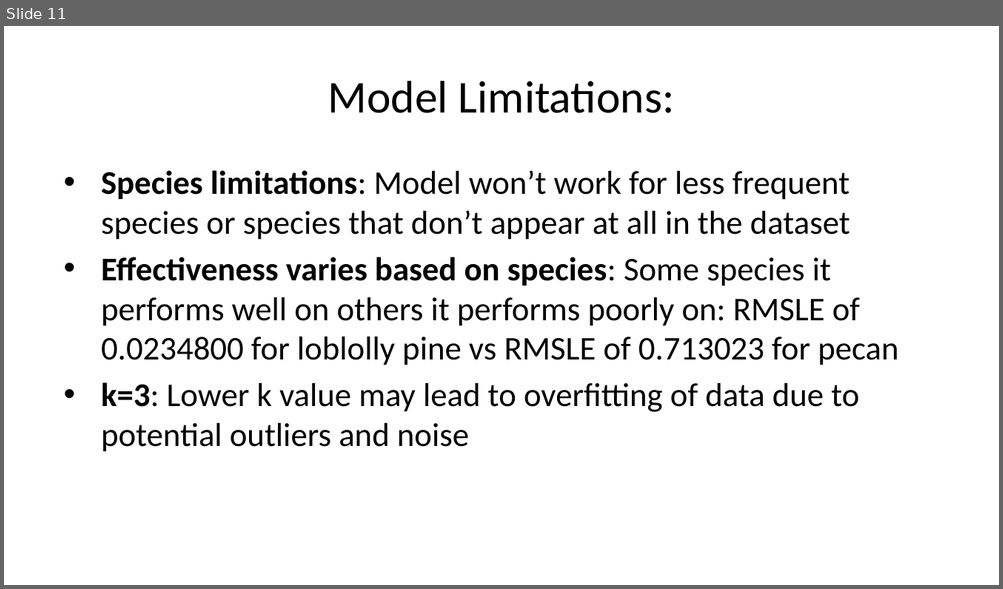
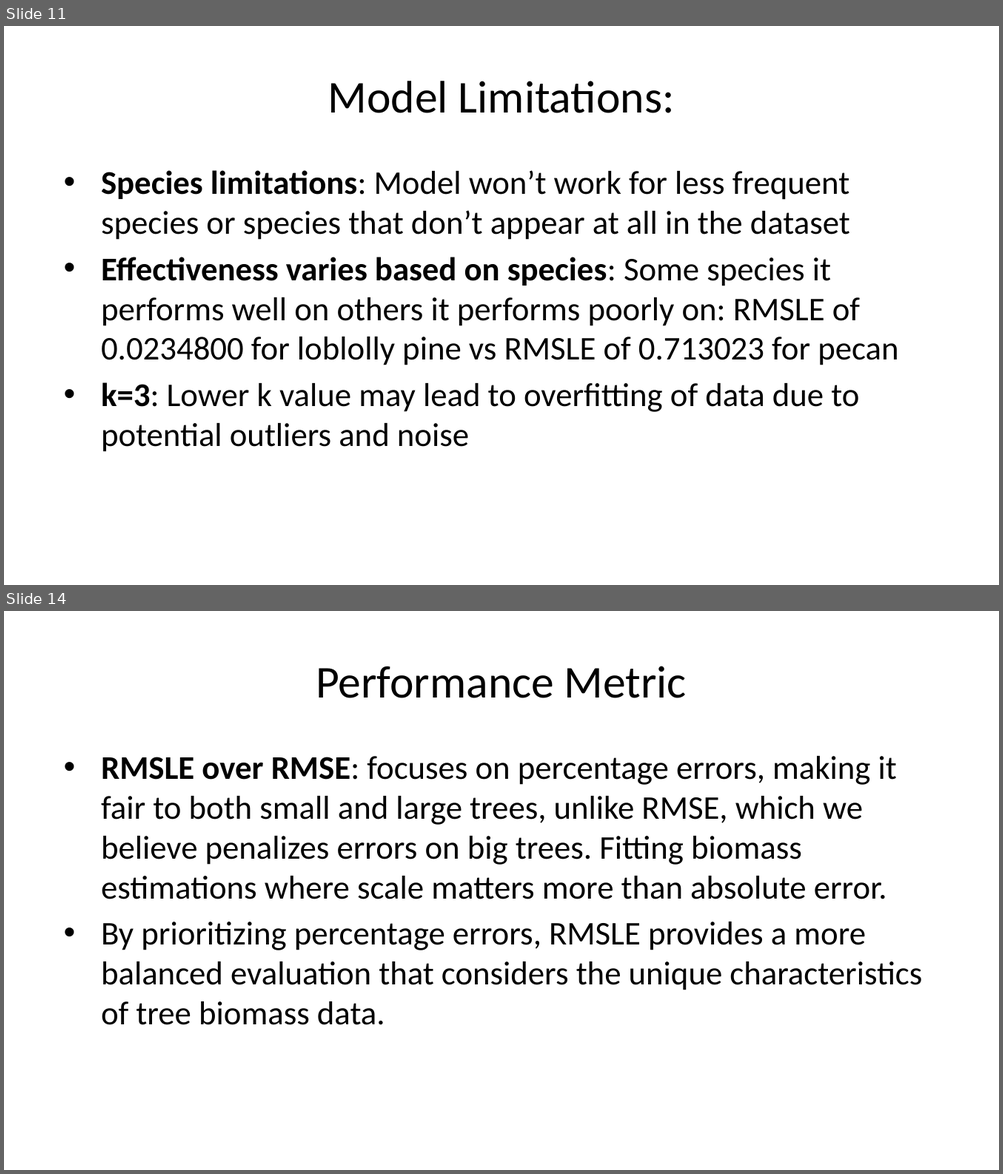
Before and after one commit to deancallahan25/Redwood-Analytics-Portfolio, a slide deck: Project-3/presentation.pptx. Shown one above the other, each under a label of ours: slide 11 before the commit, slides 11 and 14 after it; the slides between them are not shown. The pictures are 1003x589 and 1003x1174 pixels, drawn with LibreOffice and Linux fonts; fonts in the diff are those of the drawing. Boxes give left, top, right and bottom in pixels: in the first picture for what was removed or moved away, otherwise in the second. Text is boxed around its words. In the diff, an @@ line names an element or a change of style, - is before the commit and + after.

```diff
--- a/Project-3/presentation.pptx
+++ b/Project-3/presentation.pptx
@@ slide 14 added at (4, 611, 999, 1170), background #FFFFFF @@
@@ title added at (316, 666, 686, 698), 33 pt, text #000000 @@
+Performance Metric
@@ text added at (101, 756, 922, 1025), 24 pt, text #000000 @@
+• RMSLE over RMSE: focuses on percentage errors, making it fair to both small and large trees, unlike RMSE, which we believe penalizes errors on big trees. Fitting biomass estimations where scale matters more than absolute error.
+• By prioritizing percentage errors, RMSLE provides a more balanced evaluation that considers the unique characteristics of tree biomass data.
```
Also in this commit, not shown: 3 slides changed, 4 other slides added, 1 slide removed, 1 other file.
